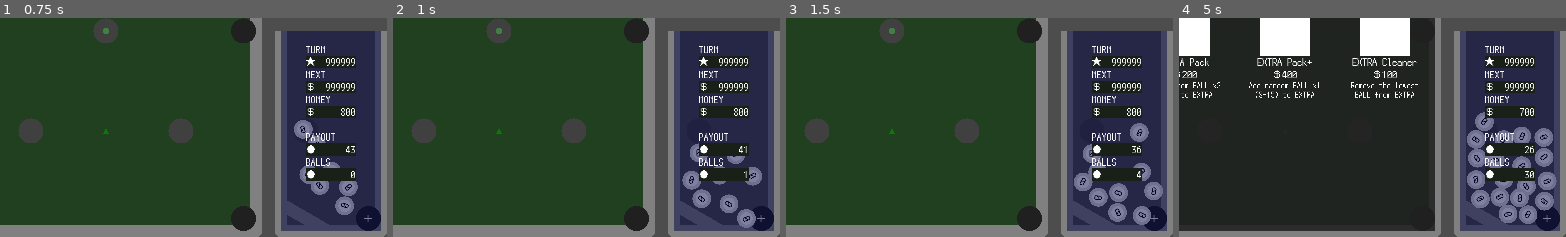
Above: before the commit, frames 1-4 (left to right).
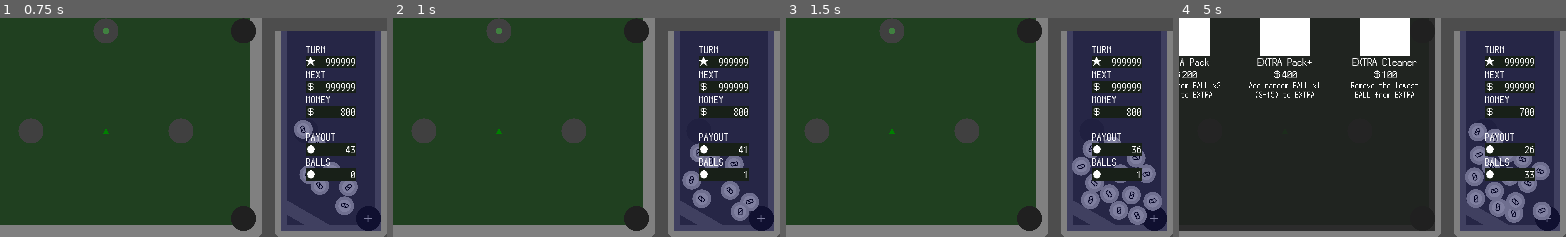
Above: after the commit, the same moments.

Repository: kamikoloss/gamball
Game: Godot game, scene res://scenes/main.tscn
Two runs of this game, one before a commit and one after it. Both use one fixed random seed, a clock stepped at 60 frames per second and the inputs below.
Inputs:
- Up to frame 1 (0.75 s): click "＄⇒●" at 0.5 s
- Up to frame 2 (1 s): no input
- Up to frame 3 (1.5 s): click "●⇒＄" at 1.25 s
- Up to frame 4 (5 s): click "SHOP" at 2 s; click "INFO" at 2.75 s; click "＄⇒●" at 3.5 s; click "●⇒＄" at 4.25 s
The pictures show only the part of the screen within x 7-57%, y 46-96%; the shares and areas given below are measured in that part.

Frame 1 is identical in both runs. In frame 2, 1.7% of the frame differs, in the area x 79-96%, y 63-96%; in frame 3, 3.3%; in frame 4, 4.4%, in the area x 73-98%, y 42-95%.

Commit message:
ビリヤード穴以外の重力を無効化した

Diff:
--- a/scripts/hole.gd
+++ b/scripts/hole.gd
@@ -37,7 +37,15 @@
 func enable() -> void:
 	is_enabled = true
 	modulate = Color(1, 1, 1, 1)
-	_gravity_area.gravity_space_override = Area2D.SPACE_OVERRIDE_COMBINE_REPLACE
+
+	# 吸引力を有効化するかどうか
+	var gravity_hole_types = [
+		HoleType.Billiards,
+	]
+	if hole_type in gravity_hole_types:
+		_gravity_area.gravity_space_override = Area2D.SPACE_OVERRIDE_COMBINE_REPLACE
+	else:
+		_gravity_area.gravity_space_override = Area2D.SPACE_OVERRIDE_DISABLED
 
 # 無効化する
 func disable() -> void:
